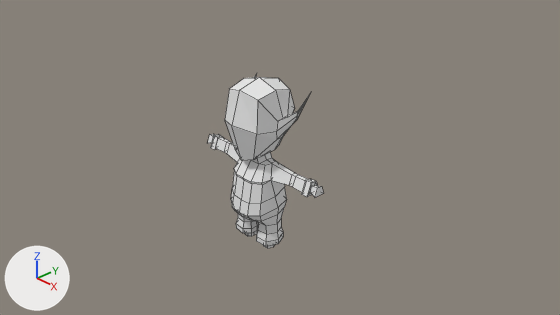
Two versions of the Blender file Assets/Mesh/Character/Goblin.blend, one commit apart.
Both versions are drawn from the file's camera 'Camera'. The lights are fixed; the arrows at lower left show +X, +Y and +Z. Mesh edges are drawn as thin lines.

The older version as bpy lines, for what is in view:
```python
me_cube = bpy.data.meshes.new('Cube')
me_cube.from_pydata(...)  # 161 vertices, 150 faces; spans x 0.0..1.47, y -0.58..0.61, z -1.34..1.93
me_cube.materials.append(mat_material)  # white #e7e7e7
ob_cube = bpy.data.objects.new('Cube', me_cube)
ob_cube.location = (0.0, 0.0, 0.0)
_m = ob_cube.modifiers.new('Mirror', 'MIRROR')
_m.use_clip = True
```
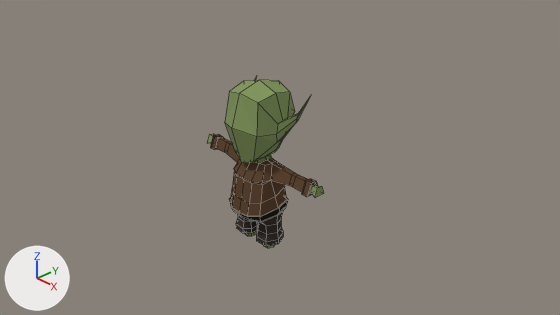
Where the change shows, as pixel boxes (x1, y1, x2, y2) in the pictures (560 x 315 px):
```json
{"object": "Cube", "change": "reshaped, modifiers changed", "before": [208, 73, 324, 248], "after": [208, 78, 324, 248]}
{"part": 1, "of": "me_cube", "change": "built on", "before": [225, 77, 289, 221], "after": [208, 78, 290, 236]}
{"part": 2, "of": "me_cube", "change": "recoloured", "before": [257, 93, 324, 248], "after": [257, 93, 324, 248], "on screen": "white to green"}
{"part": 3, "of": "me_cube", "change": "recoloured", "before": [240, 158, 318, 216], "after": [240, 158, 318, 216], "on screen": "white to brown"}
{"part": 4, "of": "me_cube", "change": "recoloured", "before": [254, 210, 284, 246], "after": [254, 210, 284, 246], "on screen": "white to black"}
```

The change, as JSON lines over the scene's bpy script:
```json
{"op": "add", "block": "mat_belt", "code": ["mat_belt = diffuse_material('belt')", "mat_belt.base_color = (0.0188, 0.0156, 0.00953)  # black #252219"]}
{"op": "add", "block": "mat_shirt", "code": ["mat_shirt = diffuse_material('shirt')", "mat_shirt.base_color = (0.115, 0.0631, 0.033)  # brown #5f4733"]}
{"op": "add", "block": "mat_pant", "code": ["mat_pant = diffuse_material('pant')", "mat_pant.base_color = (0.047, 0.037, 0.03)  # black #3d3630"]}
{"op": "add", "block": "mat_skin", "code": ["mat_skin = diffuse_material('skin')", "mat_skin.base_color = (0.234, 0.319, 0.12)  # green #859961"]}
{"block": "me_cube", "where": "# used by ob_cube; location = (0.0, 0.0, 0.0)"}
{"op": "remove", "block": "me_cube", "code": "me_cube.from_pydata(...)  # 161 vertices, 150 faces; spans x 0.0..1.47, y -0.58..0.61, z -1.34..1.93"}
{"op": "add", "block": "me_cube", "code": "me_cube.from_pydata(...)  # 321 vertices, 324 faces; spans x -1.47..1.47, y -0.58..0.61, z -1.34..1.88"}
{"block": "me_cube", "change": "me_cube part 1"}
{"block": "me_cube", "change": "10 vertices are removed from x 0.0, y -0.58..0.6, z -0.77..1.93"}
{"block": "me_cube", "change": "18 faces are deleted"}
{"block": "me_cube", "change": "20 vertices in x 0.15..0.67, y -0.39..0.51, z 0.55..1.8 move by (0.0, 0.0, -0.05)"}
{"block": "me_cube", "change": "8 vertices in x 0.25..0.7, y -0.31..0.61, z 0.57..1.7 move by (0.0, 0.0, -0.04)"}
{"block": "me_cube", "change": "149 vertices are added at x -1.47..0.55, y -0.58..0.61, z -1.34..1.88"}
{"block": "me_cube", "change": "8 new vertices lie (0.0, 0.0, 0.15) away from vertices in x -0.38..-0.18, y -0.11..0.12, z -1.34"}
{"block": "me_cube", "change": "8 new vertices lie (0.0, 0.0, 0.1) away from vertices in x -0.54..-0.08, y -0.25..0.25, z -1.19"}
{"block": "me_cube", "change": "5 new vertices lie (0.0, 0.0, 0.19) away from vertices in x -0.5..-0.2, y -0.21..0.22, z -0.96"}
{"block": "me_cube", "change": "44 new faces join them, mat_pant (black #3d3630)"}
{"block": "me_cube", "change": "36 new faces join them, mat_belt (black #252219)"}
{"block": "me_cube", "change": "62 new faces join them, mat_skin (green #859961)"}
{"block": "me_cube", "change": "50 new faces join them, mat_shirt (brown #5f4733)"}
{"block": "me_cube", "change": "me_cube part 2: 42 faces spanning x 0.15..1.47, y -0.39..0.61, z -1.34..1.75 switch from mat_material (white #e7e7e7) to mat_skin (green #859961)"}
{"block": "me_cube", "change": "me_cube part 3: 50 faces spanning x 0.0..1.32, y -0.47..0.37, z -0.55..0.46 switch from mat_material (white #e7e7e7) to mat_shirt (brown #5f4733)"}
{"block": "me_cube", "change": "me_cube part 4: 40 faces spanning x 0.0..0.54, y -0.42..0.3, z -1.19..-0.53 switch from mat_material (white #e7e7e7) to mat_pant (black #3d3630)"}
{"op": "add", "block": "me_cube", "code": "me_cube.materials.append(mat_belt)  # black #252219"}
{"op": "remove", "block": "ob_cube", "code": "_m = ob_cube.modifiers.new('Mirror', 'MIRROR')"}
{"op": "remove", "block": "ob_cube", "code": "_m.use_clip = True"}
```
